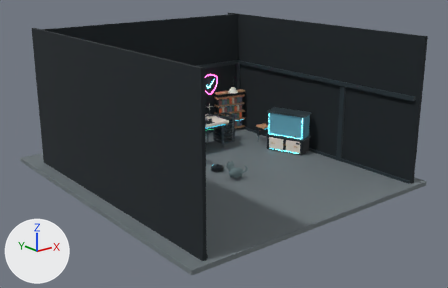
The glTF model assets/tate-workstation.glb as it was, and as the next commit left it.
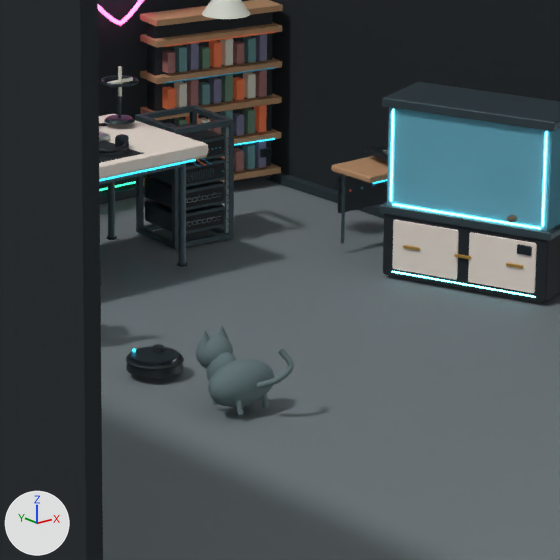
There are two pictures of each version: one whole from a 50 mm lens placed at (-20.87, -30.25, 12.22), pointed at (0.1, -4.04, 1.74), one close up on the part from 41% to 68% of the width and 31% to 73% of the height. The axes (+X, +Y, +Z) are drawn at lower left. The lights are the same throughout. The last two pictures show the newer version. Where no turn or scale is listed for an object, it has been applied to the vertices.

The older version as bpy lines, for what is in view:
```python
ob_aquarium_hood = bpy.data.objects.new('Aquarium hood', me_aquarium_hood)
ob_aquarium_hood.location = (5.85, -3.35, 2.52)
ob_cat_body = bpy.data.objects.new('Cat body', me_cat_body)
ob_cat_body.location = (0.0, -5.25, 0.39)
ob_cat_chest = bpy.data.objects.new('Cat chest', me_cat_chest)
ob_cat_chest.parent = ob_lab_cat
ob_cat_chest.location = (0.0, 0.36, 0.43)
ob_cat_chest.scale = (0.82, 0.9, 1.05)
ob_cat_head = bpy.data.objects.new('Cat head', me_cat_chest)
ob_cat_head.parent = ob_lab_cat
ob_cat_head.location = (0.0, 0.52, 0.62)
ob_cat_head.scale = (1.0, 0.9, 0.92)
ob_contact_shelf = bpy.data.objects.new('Contact shelf', me_contact_shelf)
ob_contact_shelf.location = (5.85, -1.45, 1.26)
ob_phone = bpy.data.objects.new('Phone', me_phone)
ob_phone.location = (5.85, -1.45, 1.42)
ob_rgb_accent_strip___contact_shelf = bpy.data.objects.new('RGB accent strip / contact shelf', me_rgb_accent_strip___contact_shelf)
ob_rgb_accent_strip___contact_shelf.location = (5.85, -1.85, 1.21)
ob_right_wall_contact_shelf = bpy.data.objects.new('Right wall contact shelf', None)
ob_right_wall_contact_shelf.parent = ob_tate_wilson___forensic_workstation
ob_right_wall_contact_shelf.location = (5.85, -1.45, 0.08)
ob_wall_communications_panel = bpy.data.objects.new('Wall communications panel', me_wall_communications_panel)
ob_wall_communications_panel.location = (5.85, -1.1, 0.85)
# also in view: 'Library back' at (5.85, 2.55, 1.46); 'Aquarium cabinet' at (5.85, -3.35, 0.51); 'Right wall' at (7.12, -3.8, 4.0); 'metal.016' at (0.0, -3.55, 0.27); 'Back wall' at (0.0, 3.18, 4.0)
```
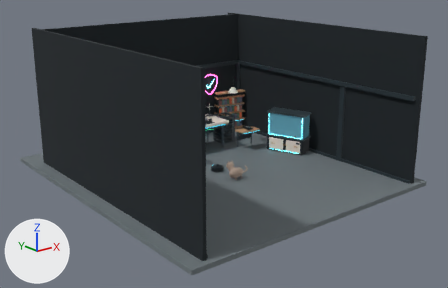
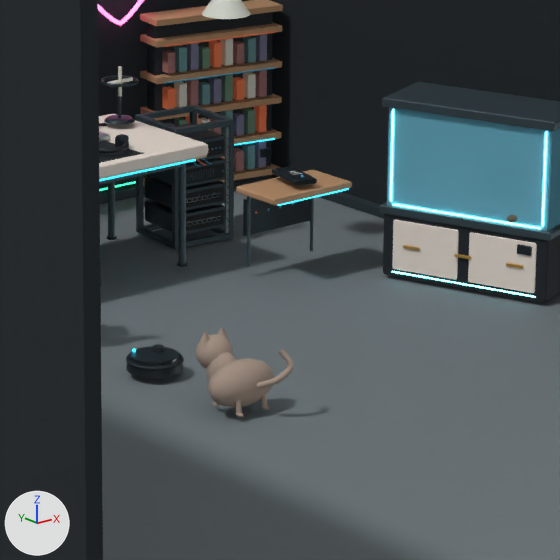
ob_right_wall_contact_shelf is not drawn itself; it is the parent of ob_steel_108, ob_steel_109, ob_blue_020, ob_blue_021, ob_blue_022.

Boxes [x1, y1, x2, y2] around the edits, measured in the close-ups (560 x 560 px):
'Contact shelf', moved
    before: [331, 156, 388, 183]
    after: [236, 170, 352, 205]
'Wall communications panel', moved
    before: [338, 176, 387, 213]
    after: [243, 198, 310, 236]
'Cat body', recoloured (greyish cyan to beige)
    both: [208, 358, 274, 408]
'Phone', moved
    before: [365, 146, 388, 163]
    after: [272, 167, 317, 185]
'Cat head', recoloured (greyish cyan to beige)
    both: [195, 334, 233, 369]
'steel.108', moved
    before: [341, 175, 345, 243]
    after: [247, 196, 251, 267]
'Curved cat tail', recoloured (greyish cyan to beige)
    both: [257, 349, 294, 389]
'Cat chest', recoloured (greyish cyan to beige)
    both: [206, 352, 236, 381]
'RGB accent strip / contact shelf', moved
    before: [372, 179, 387, 184]
    after: [277, 188, 349, 206]
'Cat ear', recoloured
    both: [199, 330, 210, 347]
'fabric.001', recoloured
    both: [236, 400, 242, 413]
'fabric.003', recoloured
    both: [262, 393, 267, 406]
'Cat ear.001', recoloured
    both: [218, 326, 229, 340]
'catFur.003', added
    after: [236, 413, 244, 417]
'catFur.007', added
    after: [261, 406, 269, 410]
'catFur.001', added
    after: [212, 402, 220, 407]

Diff of the bpy script that builds the scene:
```diff
--- a/assets/tate-workstation.glb.py
+++ b/assets/tate-workstation.glb.py
@@ me_cat_body @@
 me_cat_body.from_pydata(...)  # 93 vertices, 168 faces; spans x -0.486..0.486, y -0.259..0.259, z -0.288..0.288
-me_cat_body.materials.append(mat_fabric)  # greyish cyan #64777a
+me_cat_body.materials.append(mat_catfur)  # beige #a99688
@@ me_cat_chest @@
 me_cat_chest.from_pydata(...)  # 93 vertices, 168 faces; spans x -0.24..0.24, y -0.24..0.24, z -0.24..0.24
-me_cat_chest.materials.append(mat_fabric)  # greyish cyan #64777a
+me_cat_chest.materials.append(mat_catfur)  # beige #a99688
@@ me_cat_ear @@
 me_cat_ear.from_pydata(...)  # 7 vertices, 8 faces; spans x -0.09..0.09, y -0.09..0.09, z -0.095..0.095
-me_cat_ear.materials.append(mat_fabric)  # greyish cyan #64777a
+me_cat_ear.materials.append(mat_catfur)  # beige #a99688
@@ me_fabric_001 @@
 # used by ob_fabric_001; parent = ob_lab_cat; location = (-0.2, -0.2, 0.18); rotation_euler = (2.85, 0.0, 0.0), in degrees (163, 0, 0)
-me_fabric_001.from_pydata(...)  # 28 vertices, 48 faces; spans x -0.035..0.035, y -0.035..0.035, z -0.104..0.104
-me_fabric_001.materials.append(mat_fabric)  # greyish cyan #64777a
+me_fabric_001.from_pydata(...)  # 28 vertices, 48 faces; spans x -0.035..0.035, y -0.035..0.035, z -0.106..0.106
+# edits to the shape of me_fabric_001 do not show in these pictures
+me_fabric_001.materials.append(mat_catfur)  # beige #a99688
@@ me_curved_cat_tail @@
 me_curved_cat_tail.from_pydata(...)  # 150 vertices, 288 faces; spans x -0.031..0.359, y -0.272..0.029, z -0.037..0.452
-me_curved_cat_tail.materials.append(mat_fabric)  # greyish cyan #64777a
+me_curved_cat_tail.materials.append(mat_catfur)  # beige #a99688
@@ ob_phone @@
 ob_phone = bpy.data.objects.new('Phone', me_phone)
-ob_phone.location = (5.85, -1.45, 1.42)
+ob_phone.location = (4.1, -1.45, 1.42)
@@ ob_right_wall_contact_shelf @@
 ob_right_wall_contact_shelf.parent = ob_tate_wilson___forensic_workstation
-ob_right_wall_contact_shelf.location = (5.85, -1.45, 0.08)
+ob_right_wall_contact_shelf.location = (4.1, -1.45, 0.08)
@@ ob_contact_shelf @@
 ob_contact_shelf = bpy.data.objects.new('Contact shelf', me_contact_shelf)
-ob_contact_shelf.location = (5.85, -1.45, 1.26)
+ob_contact_shelf.location = (4.1, -1.45, 1.26)
@@ ob_rgb_accent_strip___contact_shelf @@
 ob_rgb_accent_strip___contact_shelf = bpy.data.objects.new('RGB accent strip / contact shelf', me_rgb_accent_strip___contact_shelf)
-ob_rgb_accent_strip___contact_shelf.location = (5.85, -1.85, 1.21)
+ob_rgb_accent_strip___contact_shelf.location = (4.1, -1.85, 1.21)
@@ ob_wall_communications_panel @@
 ob_wall_communications_panel = bpy.data.objects.new('Wall communications panel', me_wall_communications_panel)
-ob_wall_communications_panel.location = (5.85, -1.1, 0.85)
+ob_wall_communications_panel.location = (4.1, -1.1, 0.85)
@@ ob_amber_006 @@
 ob_amber_006 = bpy.data.objects.new('amber.006', me_amber_004)
-ob_amber_006.location = (5.43, -1.14, 0.9)
+ob_amber_006.location = (3.68, -1.14, 0.9)
@@ ob_catfur_007 @@
+ob_catfur_007 = bpy.data.objects.new('catFur.007', me_catfur_001)  # 93 vertices, 168 faces; spans x -0.05..0.05, y -0.05..0.05, z -0.05..0.05; in mat_catfur (beige #a99688)
+ob_catfur_007.parent = ob_cat_rear_right_leg
+ob_catfur_007.location = (0.0, -0.04, -0.23)
+ob_catfur_007.scale = (0.78, 1.2, 0.52)
@@ ob_cat_rear_right_leg @@
+ob_cat_rear_right_leg = bpy.data.objects.new('Cat rear right leg', None)
+ob_cat_rear_right_leg.parent = ob_lab_cat
+ob_cat_rear_right_leg.location = (0.2, -0.17, 0.3)
@@ ob_catfur_003 @@
+ob_catfur_003 = bpy.data.objects.new('catFur.003', me_catfur_001)  # 93 vertices, 168 faces; spans x -0.05..0.05, y -0.05..0.05, z -0.05..0.05; in mat_catfur (beige #a99688)
+ob_catfur_003.parent = ob_cat_rear_left_leg
+ob_catfur_003.location = (0.0, -0.04, -0.23)
+ob_catfur_003.scale = (0.78, 1.2, 0.52)
@@ ob_cat_rear_left_leg @@
+ob_cat_rear_left_leg = bpy.data.objects.new('Cat rear left leg', None)
+ob_cat_rear_left_leg.parent = ob_lab_cat
+ob_cat_rear_left_leg.location = (-0.2, -0.17, 0.3)
@@ ob_catfur_001 @@
+ob_catfur_001 = bpy.data.objects.new('catFur.001', me_catfur_001)  # 93 vertices, 168 faces; spans x -0.05..0.05, y -0.05..0.05, z -0.05..0.05; in mat_catfur (beige #a99688)
+ob_catfur_001.parent = ob_cat_front_left_leg
+ob_catfur_001.location = (0.0, 0.055, -0.23)
+ob_catfur_001.scale = (0.78, 1.2, 0.52)
@@ ob_cat_front_left_leg @@
+ob_cat_front_left_leg = bpy.data.objects.new('Cat front left leg', None)
+ob_cat_front_left_leg.parent = ob_lab_cat
+ob_cat_front_left_leg.location = (-0.2, 0.18, 0.3)
```
